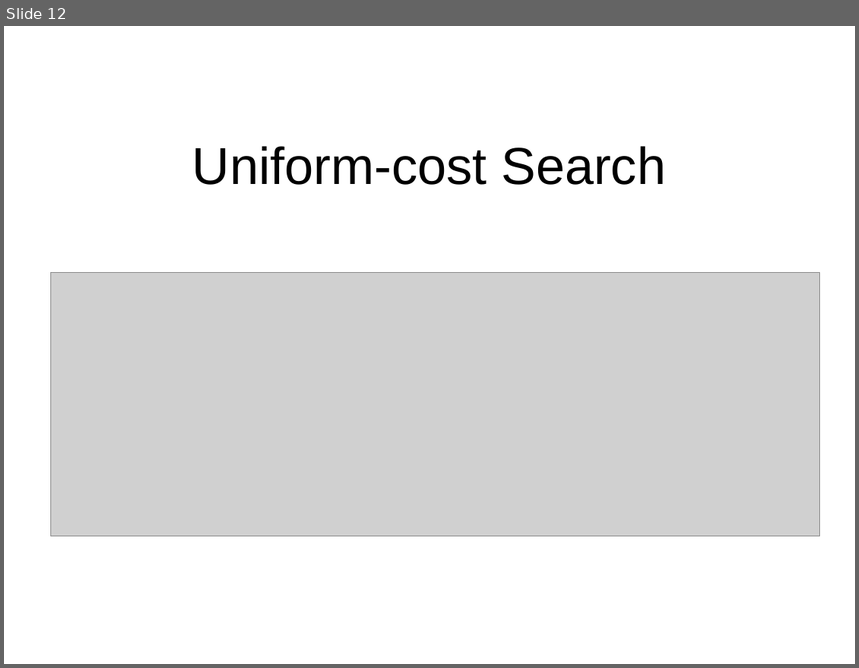
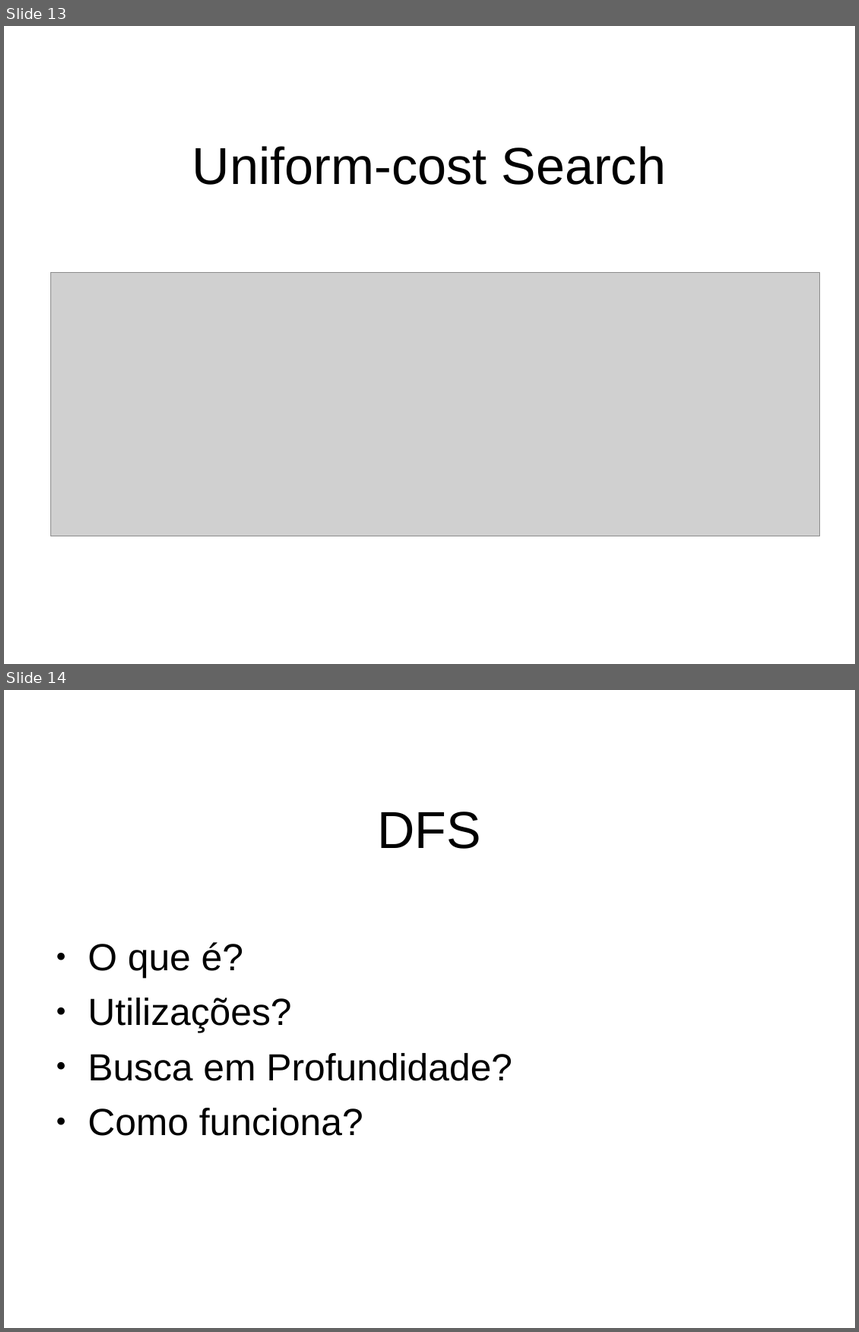
Before and after one commit to RafaelQuirino/SearchingProblems, a slide deck: slides.odp. Shown one above the other, each under a label of ours: slide 12 before the commit, slides 13 and 14 after it. The pictures are 859x668 and 859x1332 pixels, drawn with LibreOffice and Linux fonts; fonts in the diff are those of the drawing; grey boxes stand for pictures; background and template pictures are left out. Boxes give left, top, right and bottom in pixels: in the first picture for what was removed or moved away, otherwise in the second. Text is boxed around its words. In the diff, an @@ line names an element or a change of style, - is before the commit and + after.

```diff
--- a/slides.odp
+++ b/slides.odp
@@ slide 14 added at <box>4,690,855,1328</box>, background picture (left out) @@
@@ title added at <box>377,812,481,849</box>, 44 pt, text #000000 @@
+DFS
@@ text added at <box>88,942,512,1136</box>, 32 pt, text #000000 @@
+● O que é?
+● Utilizações?
+● Busca em Profundidade?
+● Como funciona?
@@ what was slide 12 is now slide 13 @@
```
Also in this commit, not shown: 1 slide changed, 3 other slides added, 1 other file.
